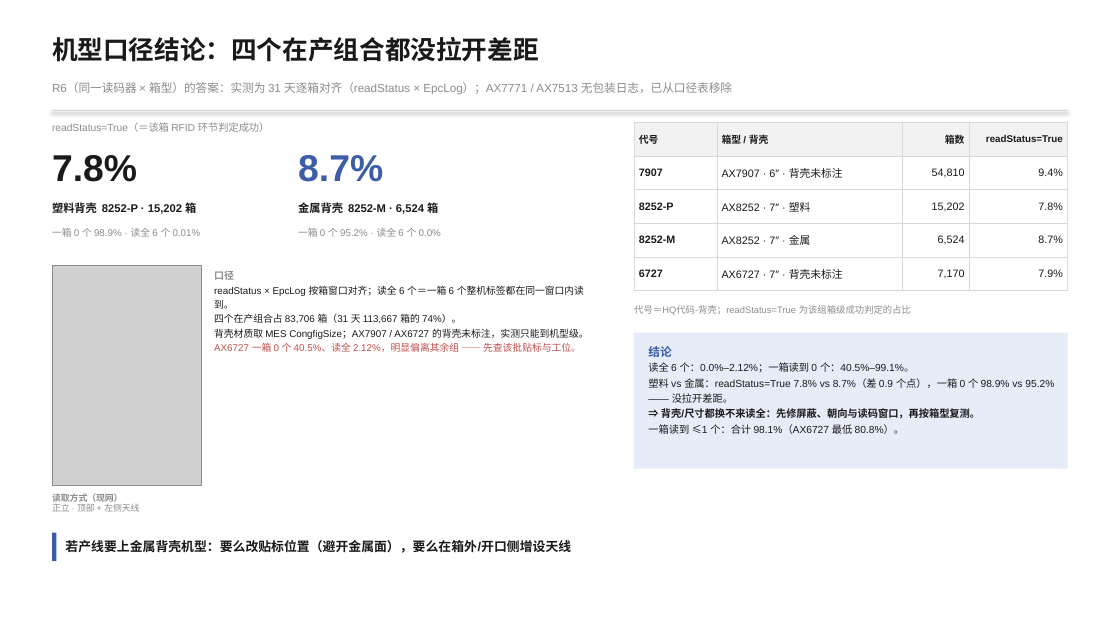
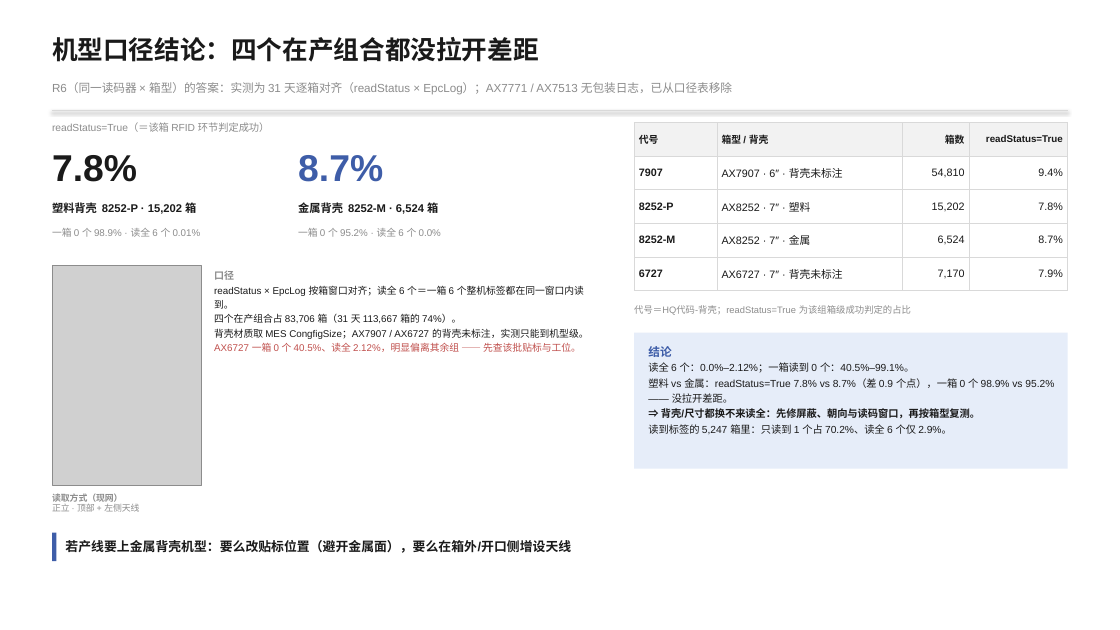
Before and after one commit to iypeep/test_1, a slide deck: slide 5 of RFID读取评估_2026-10-21/09_报告/RFID读取能力评估_2026-10-23.pptx. Drawn at 1120x630 pixels with LibreOffice and Linux fonts; fonts in the diff are those of the drawing; grey boxes stand for pictures. Boxes give left, top, right and bottom in pixels: in the first picture for what was removed or moved away, otherwise in the second. Text is boxed around its words. In the diff, an @@ line names an element or a change of style, - is before the commit and + after.

```diff
--- a/RFID读取评估_2026-10-21/09_报告/RFID读取能力评估_2026-10-23.pptx
+++ b/RFID读取评估_2026-10-21/09_报告/RFID读取能力评估_2026-10-23.pptx
@@ text at box(648, 424, 952, 434): text changed @@
-一箱读到 ≤1 个：合计 98.1%（AX6727 最低 80.8%）。
+读到标签的 5,247 箱里：只读到 1 个占 70.2%、读全 6 个仅 2.9%。
```
Also in this commit, not shown: 4 other slides changed, 9 other files.
